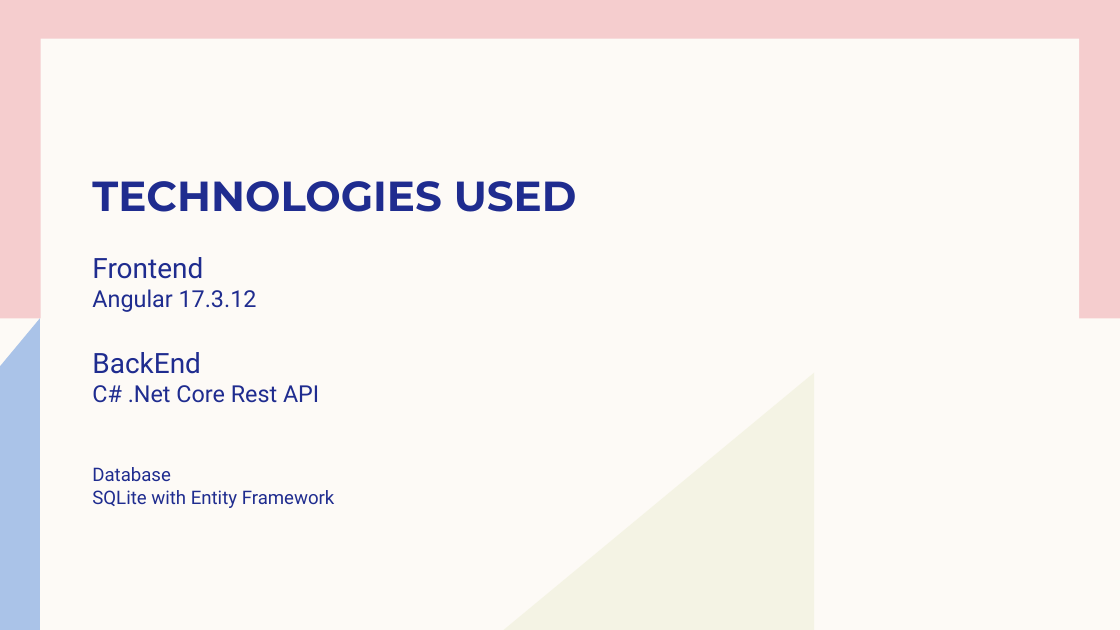
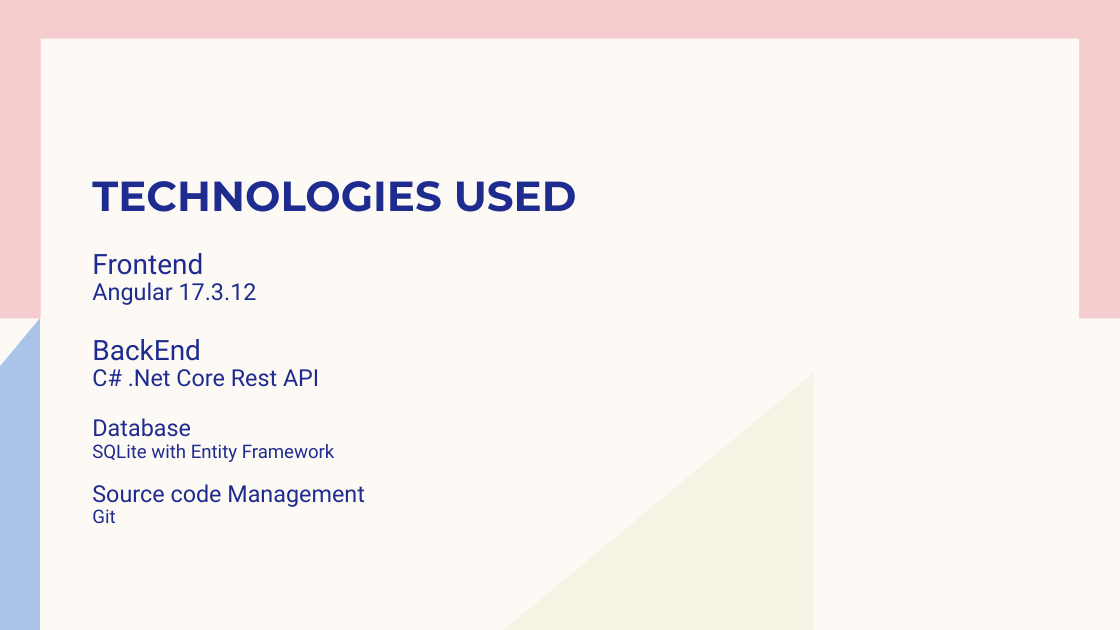
Before and after one commit to jubishkammily/GradePulseRepo, a slide deck: slide 3 of Docs/Grade Pulse.pptx. Drawn at 1120x630 pixels with LibreOffice and Linux fonts; fonts in the diff are those of the drawing. Boxes give left, top, right and bottom in pixels: in the first picture for what was removed or moved away, otherwise in the second. Text is boxed around its words. In the diff, an @@ line names an element or a change of style, - is before the commit and + after.

```diff
--- a/Docs/Grade Pulse.pptx
+++ b/Docs/Grade Pulse.pptx
@@ text at <box>92,253,335,462</box>: size 16 to 20 pt in "Database"; line spacing 1 to 0.9 @@
@@ text at <box>92,484,365,523</box>: paragraph added @@
+Source code Management
+Git
```
Also in this commit, not shown: 5 other slides changed, 2 slides added, 1 slide removed, 6 other files.
